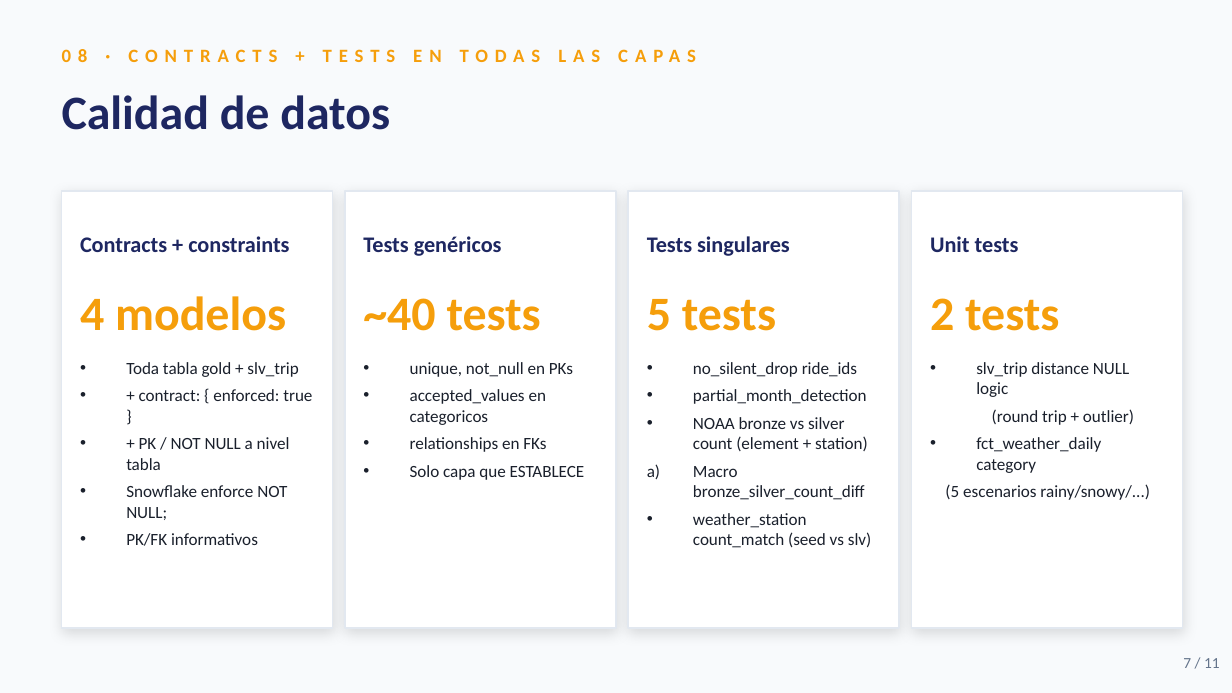
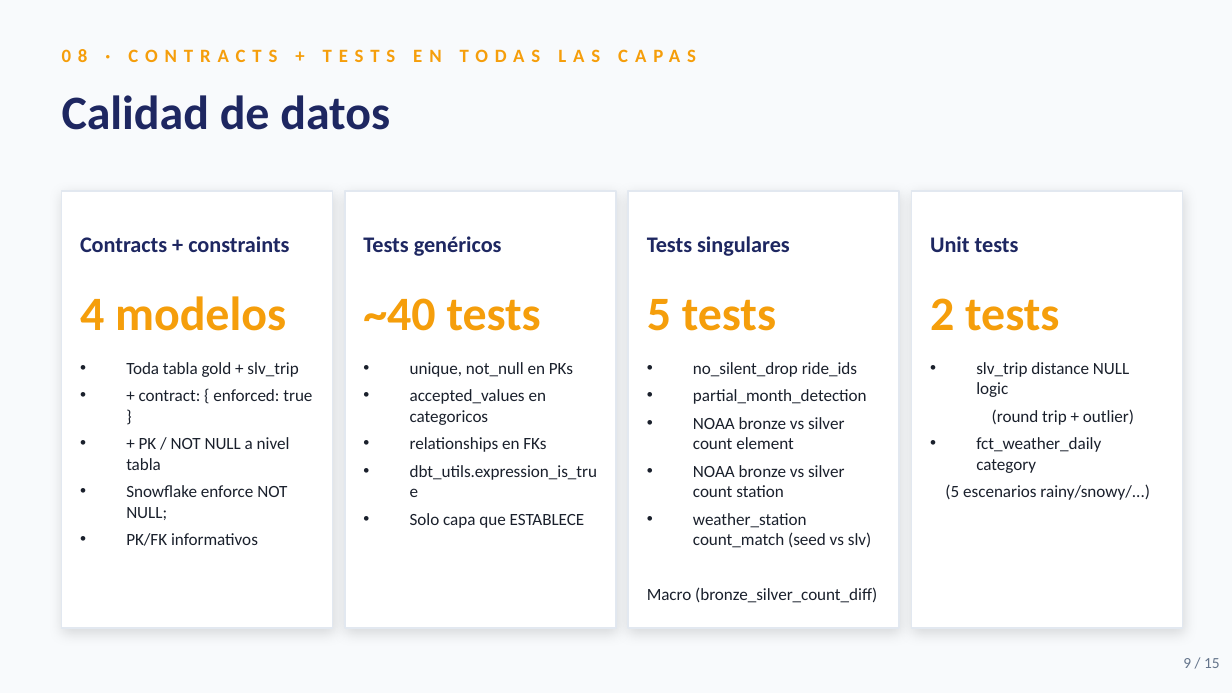
Before and after one commit to Rlizaran/Snowflake_proyect, a slide deck: slide 9 of presentacion/Presentacion.pptx (slide 7 before the commit). Drawn at 1232x693 pixels with LibreOffice and Linux fonts; fonts in the diff are those of the drawing. Boxes give left, top, right and bottom in pixels: in the first picture for what was removed or moved away, otherwise in the second. Text is boxed around its words. In the diff, an @@ line names an element or a change of style, - is before the commit and + after.

```diff
--- a/presentacion/Presentacion.pptx
+++ b/presentacion/Presentacion.pptx
@@ text at (693, 417, 844, 497): text changed @@
-• NOAA bronze vs silver count (element + station)
-a) Macro bronze_silver_count_diff
+• NOAA bronze vs silver count element
+• NOAA bronze vs silver count station
@@ text at (410, 465, 598, 480): paragraph added @@
+• dbt_utils.expression_is_true
@@ text at (647, 587, 877, 603): paragraph added @@
+Macro (bronze_silver_count_diff)
@@ text at (1183, 658, 1220, 668): text changed @@
-7 / 11
+9 / 15
```
Also in this commit, not shown: 9 other slides changed, 4 slides added, 1 other file.
